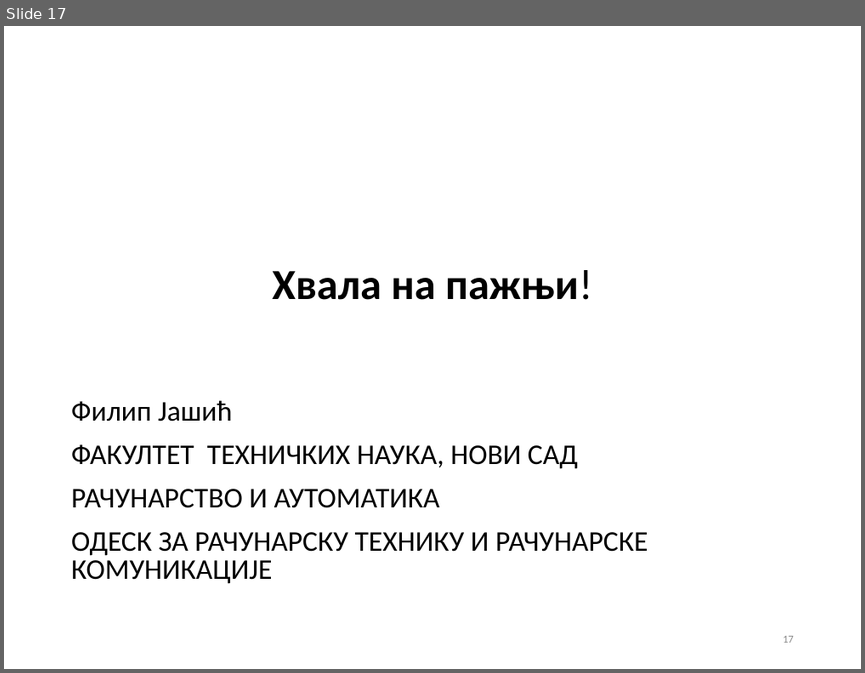
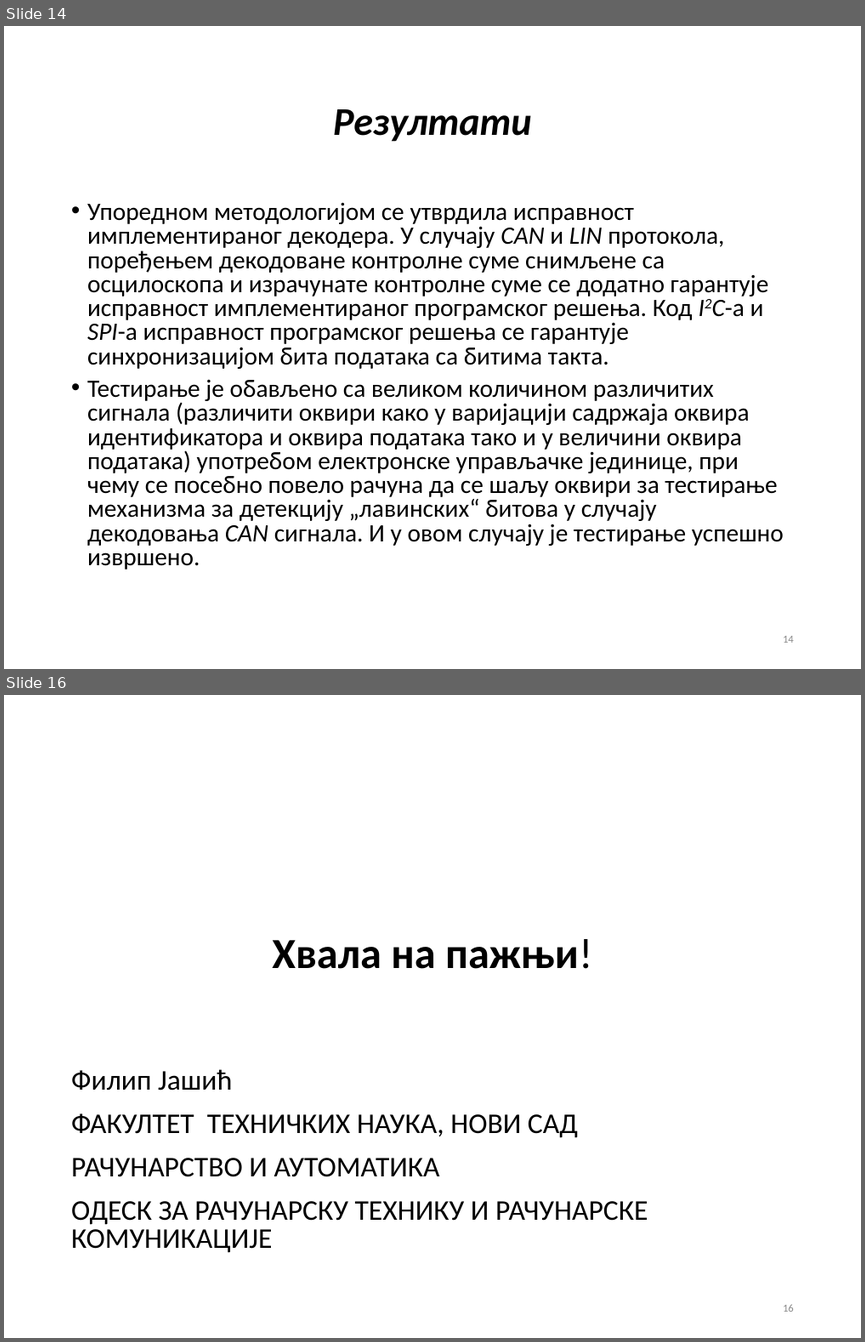
Before and after one commit to fjasic/bsc, a slide deck: documentation/Filip_Jasic_RA46-2014-prezentacija.ppt. Shown one above the other, each under a label of ours: slide 17 before the commit, slides 14 and 16 after it; the slides between them are not shown. The pictures are 865x673 and 865x1342 pixels, drawn with LibreOffice and Linux fonts; fonts in the diff are those of the drawing; background and template pictures are left out. Boxes give left, top, right and bottom in pixels: in the first picture for what was removed or moved away, otherwise in the second. Text is boxed around its words. In the diff, an @@ line names an element or a change of style, - is before the commit and + after.

```diff
--- a/documentation/Filip_Jasic_RA46-2014-prezentacija.ppt
+++ b/documentation/Filip_Jasic_RA46-2014-prezentacija.ppt
@@ slide 14 added at (4, 26, 861, 669), background #FFFFFF @@
@@ title added at (333, 109, 532, 142), 33 pt, text #000000, bold, italic @@
+Резултати
@@ text added at (87, 202, 783, 569), 21 pt, text #000000 @@
+• Упоредном методологијом се утврдила исправност имплементираног декодера. У случају CAN и LIN протокола, поређењем декодоване контролне суме снимљене са осцилоскопа и израчунате контролне суме се додатно гарантује исправност имплементираног програмског решења. Код I2C-а и SPI-а исправност програмског решења се гарантује синхронизацијом бита података са битима такта.
+• Тестирање је обављено са великом количином различитих сигнала (различити оквири како у варијацији садржаја оквира идентификатора и оквира података тако и у величини оквира података) употребом електронске управљачке јединице, при чему се посебно повело рачуна да се шаљу оквири за тестирање механизма за детекцију „лавинских“ битова у случају декодовања CAN сигнала. И у овом случају је тестирање успешно извршено.
@@ page number added at (783, 635, 794, 642), 9 pt, text #898989 @@
+14
@@ what was slide 17 is now slide 16 @@
@@ page number at (783, 1304, 794, 1311): text changed @@
-17
+16
```
Also in this commit, not shown: 1 slide changed, 1 other slide added, 3 slides removed, 8 other files.
